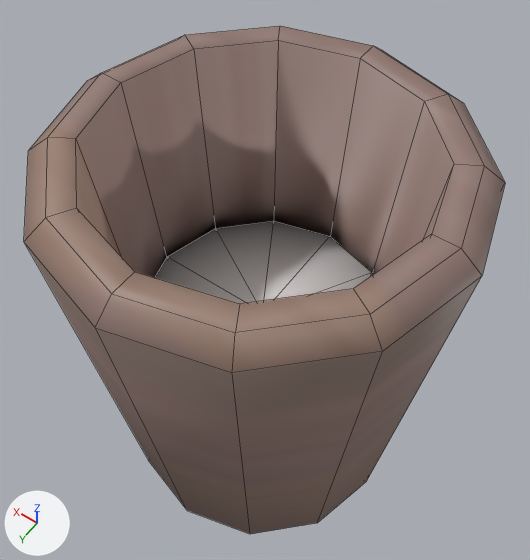
A saved change to the FBX model Assets/_Meshes/Environment/Florist_Vase_Water.fbx.
Camera for both pictures: a 50 mm lens placed at (-0.24, 0.332, 0.798), pointed at (0.015, -0.024, 0.238). Arrows for +X, +Y and +Z are at lower left; the lights stay in place. Mesh edges are drawn as thin lines. Where no turn or scale is listed for an object, it has been applied to the vertices. Vertices at the same position are counted once.

Script lines for the objects in view, before the commit:
```python
me_cylinder_001 = bpy.data.meshes.new('Cylinder.001')
me_cylinder_001.from_pydata(...)  # 87 vertices, 108 faces; spans x -0.181..0.181, y -0.181..0.181, z -0.144..0.281
# faces by material slot: [84, 24]
me_cylinder_001.materials.append(mat_material)  # picture img_stylizedclifftexture_basecolor_png
me_cylinder_001.materials.append(mat_material_003)  # white #e7e7e7
ob_vase_02 = bpy.data.objects.new('Vase_02', me_cylinder_001)
ob_vase_02.location = (0.0, 0.0, 0.147)
```
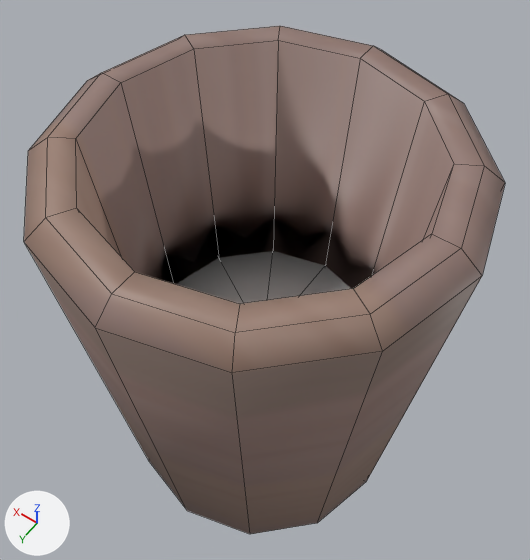
The change, as a diff of the scene's bpy script:
```diff
--- a/Assets/_Meshes/Environment/Florist_Vase_Water.fbx.py
+++ b/Assets/_Meshes/Environment/Florist_Vase_Water.fbx.py
@@ me_cylinder_001 @@
 me_cylinder_001.from_pydata(...)  # 87 vertices, 108 faces; spans x -0.181..0.181, y -0.181..0.181, z -0.144..0.281
 # used by ob_vase_02; location = (0.0, 0.0, 0.147)
+# me_cylinder_001 part 1: all 13 vertices in x -0.119..0.119, y -0.119..0.119, z 0.077 are moved by (0.0, 0.0, -0.045)
 me_cylinder_001.materials.append(mat_material)
```

Pixel boxes [x1, y1, x2, y2] of what changed, in the pictures (530 x 560 px; the box of a moved part takes in the faces that stretch with it):
part 1 of me_cylinder_001, moved or reshaped: before [155, 221, 372, 304]; after [176, 251, 351, 304]
